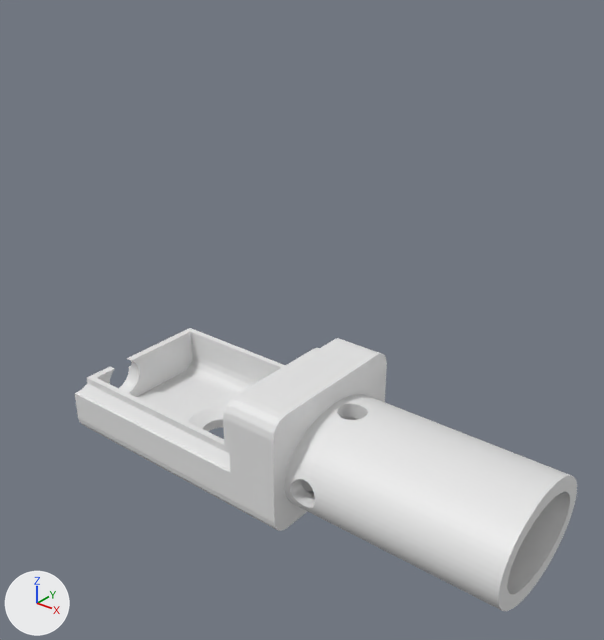
One commit to the Blender file Water-Probe/Design Files/CAD/Probe Body.blend: the scene before it, then after it.
Before and after are seen from a camera (50 mm lens) standing at (64.7, -77.1, 67.8) and looking at (4.1, -1.3, 20.8). Lighting does not change. The marker at lower left points along +X, +Y and +Z.

The first picture shows 'Body'.
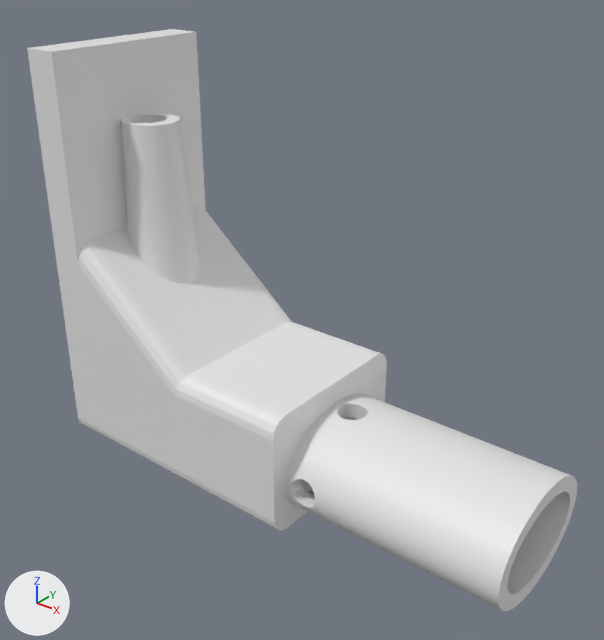
Commit message: added 3d print files for bosl all in one probe

Edits to the bpy script that builds the scene:
```text
Change ob_top:
    remove ob_top.hide_set(True)
```

Changed parts and their boxes (x1, y1, x2, y2) in the pictures (604 x 640 px):
'Top', shown: after (27, 29, 337, 472)
